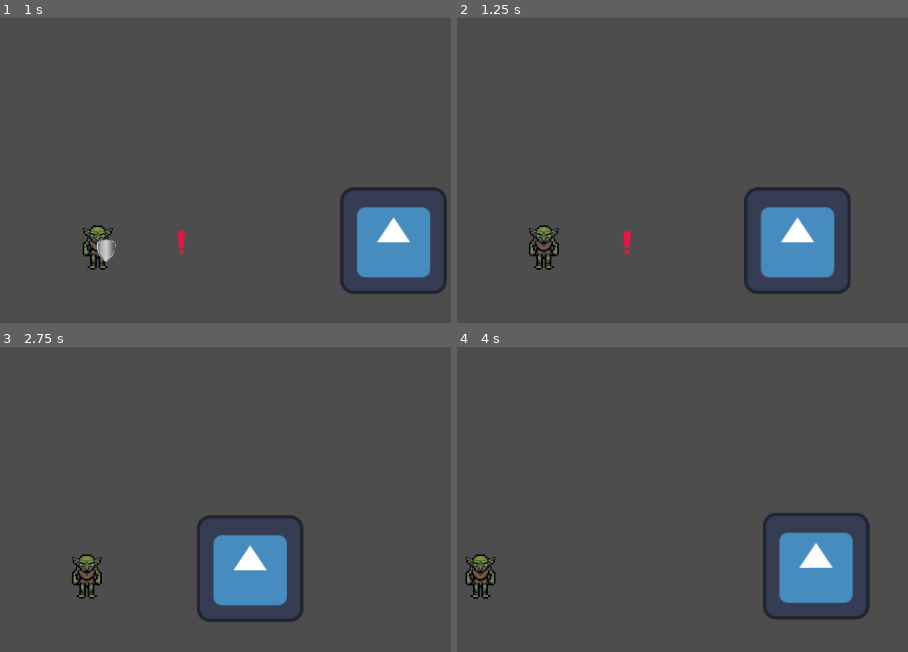
Above: before the commit, frames 1-4 (two rows, left to right).
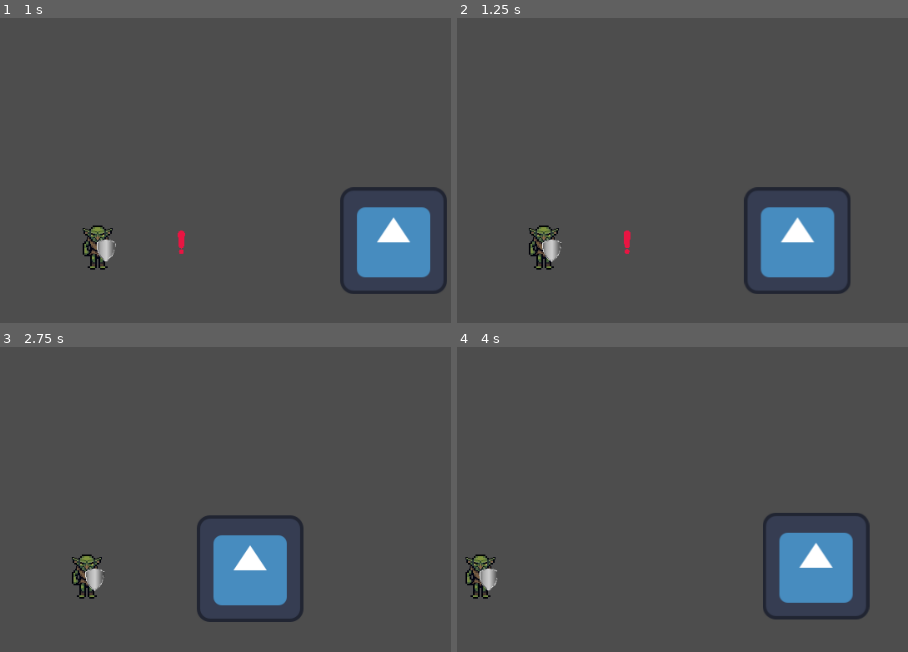
Above: after the commit, the same moments.

Repository: TiredCat388/UPCSG_GAMEJAM
Game: Godot game, scene res://scenes/environments/LevelScene.tscn
Same seed, same stepped clock (60 frames per second), same inputs: the game is played once before the commit and once after it. The engine's default icon, where the game draws it, is replaced by a stand-in: a white triangle on a blue panel in a dark square.
Inputs (mouse positions are in pixels of both pictures, inside the frame that each line leads up to):
- Up to frame 1 (1 s): tap Enter (ui_accept) at 0.5, 0.77 s; move the mouse to (225, 219) at 0.52 s; hold D (right) from 0.53 s (still down); tap Space (dash) at 0.6 s; click (225, 219) at 0.67 s; right-click (225, 219) at 0.8 s
- Up to frame 2 (1.25 s): keep holding D (right)
- Up to frame 3 (2.75 s): release D (right) at 1.25 s; drag from (outside the picture) to (outside the picture) at 1.27 s; move the mouse to (130, 472) at 2.02 s; hold D (right) from 2.03 s (still down); tap Space (dash) at 2.1 s; right-click (130, 472) at 2.3 s
- Up to frame 4 (4 s): release D (right) at 2.75 s; drag from (outside the picture) to (outside the picture) at 2.77 s; move the mouse to (750, 639) at 3.52 s; hold A (left) from 3.53 s (still down); right-click (750, 639) at 3.6 s; tap Enter (ui_accept) at 3.77 s

Frame 1 is identical in both runs. In frame 2, 0.2% of the frame differs, in the area x 18-24%, y 72-80%; in frame 3, 0.2%; in frame 4, 0.2%.

Commit message:
[Llenes] Changed parry duration to time instead of frames

Diff:
--- a/scripts/MainCharacter.gd
+++ b/scripts/MainCharacter.gd
@@ -1,8 +1,10 @@
 extends CharacterBody2D
+
 
 # Fight types
 enum FightType {BULLET_HELL, SHIELD, PARRY}
 @export var fight_type: FightType = FightType.BULLET_HELL
+
 
 # References to other nodes
 var player: Node2D = null
@@ -10,14 +12,17 @@
 @onready var bullet_hell_spawner := $BulletHellSpawner
 @onready var shield := $Shield
 
+
 # General variables
 @export var speed: float = 100.0
 @export var health: float = 100.0
 var dead: bool = false
 
+
 # Stun variables
 var stunned: bool = false
 @export var stun_time: float = 1.5
+
 
 #region Shield bash
 @export var shield_speed: float = 75.0
@@ -27,6 +32,7 @@
 @export var bash_cooldown: float = 1.0
 @export var bash_trigger_distance: float = 120.0
 
+
 var _bash_start_position: Vector2 = Vector2.ZERO
 var is_bashing: bool = false
 var bash_timer: float = 0.0
@@ -35,6 +41,7 @@
 var _current_bash_speed: float = 0.0
 var bash_damage: float = 20.0
 
+
 func start_shield_bash():
 	if is_bashing or bash_cooldown_timer > 0.0:
 		return
@@ -44,6 +51,7 @@
 	_current_bash_speed = min(bash_speed * 0.5, bash_speed)
 	velocity = _bash_dir * _current_bash_speed
 	_bash_start_position = global_position
+
 
 func update_shield_bash(delta):
 	bash_timer += delta
@@ -67,14 +75,15 @@
 		end_shield_bash(null)
 		return
 
+
 func end_shield_bash(collider):
 	is_bashing = false
 	bash_cooldown_timer = bash_cooldown
 
 	if collider and collider.is_in_group("player"):
 		collider.take_damage(bash_damage)
-
 #endregion
+
 
 #region Bullet hell
 @export var bullet_hell_speed: float = 100.0
@@ -86,6 +95,7 @@
 var stopping: bool = false
 var stop_timer: float = 0.0
 
+
 func pick_new_target():
 	var rect = get_viewport().get_visible_rect()
 	target_position = Vector2(
@@ -93,6 +103,7 @@
 		randf_range(rect.position.y + map_edge_padding, rect.position.y + rect.size.y - map_edge_padding)
 	)
 
+
 func move_towards_target_random(_delta):
 	var dir = (target_position - global_position).normalized()
 	velocity = dir * speed
@@ -100,12 +111,14 @@
 	if global_position.distance_to(target_position) < target_distance_threshold:
 		stop_and_attack()
 
+
 func stop_and_attack():
 	stopping = true
 	velocity = Vector2.ZERO
 	move_and_slide()
 	bullet_hell_spawner.bullet_hell()
 #endregion
+
 
 #region Timed parry
 @export var parry_stage_speed: float = 130.0
@@ -116,6 +129,7 @@
 @export var charge_trigger_distance: float = 200.0
 @export var pause_duration: float = 0.5
 
+
 var _charge_start_position: Vector2 = Vector2.ZERO
 var is_charging: bool = false
 var charge_timer: float = 0.0
@@ -125,6 +139,7 @@
 var charge_damage: float = 30.0
 var paused: bool = false
 
+
 func start_charge():
 	if is_charging or charge_cooldown_timer > 0.0:
 		return
@@ -134,6 +149,7 @@
 	_current_charge_speed = min(charge_speed * 0.5, charge_speed)
 	velocity = _charge_dir * _current_charge_speed
 	_charge_start_position = global_position
+
 
 func update_charge(delta):
 	charge_timer += delta
@@ -157,6 +173,7 @@
 		end_charge(null)
 		return
 
+
 func end_charge(collider):
 	is_charging = false
 	charge_cooldown_timer = charge_cooldown
@@ -169,13 +186,14 @@
 			await get_tree().create_timer(stun_time).timeout
 			stunned = false
 
+
 func pause():
 	paused = true
 	velocity = Vector2.ZERO
 	await get_tree().create_timer(pause_duration).timeout
 	paused = false
-
 #endregion
+
 
 func _ready():
 	# Find the player to follow
@@ -201,6 +219,7 @@
 
 		FightType.PARRY:
 			speed = parry_stage_speed
+
 
 func _physics_process(delta):
 	if dead or stunned:
@@ -274,6 +293,7 @@
 					move_and_slide()
 					check_slide_collisions()
 
+
 #region Collision methods
 func check_slide_collisions():
 	var seen := []
@@ -285,6 +305,7 @@
 			collider.queue_free()
 			on_obstacle_collision(collider)
 
+
 func on_obstacle_collision(collider):
 	stunned = true
 	is_bashing = false
@@ -300,6 +321,7 @@
 
 	shield.show()
 #endregion
+
 
 func take_damage(amount: float):
 	health -= amount
--- a/scripts/Obstacle.gd
+++ b/scripts/Obstacle.gd
@@ -1,6 +1,8 @@
 extends StaticBody2D
 
+
 @export var inflicted_damage: float = 20.0
+
 
 # Called when the node enters the scene tree for the first time.
 func _ready() -> void:
--- a/scripts/Player.gd
+++ b/scripts/Player.gd
@@ -1,6 +1,8 @@
 extends CharacterBody2D
 
+
 @onready var shield := $Shield
+
 
 @export var MAX_SPEED: float = 400.0
 @export var ACCELERATION: float = 1600.0
@@ -8,8 +10,10 @@
 @export var animation_tree: AnimationTree
 var facing_direction: Vector2 = Vector2.RIGHT
 
+
 @export var health: float = 100.0
 var dead: bool = false
+
 
 #region Player dash
 @export var dash_speed: float = 800.0
@@ -20,9 +24,9 @@
 var can_dash: bool = true
 var dash_direction: Vector2 = Vector2.ZERO
 
-@export var parry_frame_window: int = 15
+@export var parry_duration: float = 0.5
+var parry_timer: float = 0.0
 var is_parrying: bool = false
-var parry_frame_count: int = 0
 var parry_cooldown_timer: float = 0.0
 var parry_cooldown: float = 1
 
@@ -36,6 +40,22 @@
 	await get_tree().create_timer(dash_cooldown).timeout
 
 	can_dash = true
+
+func try_dash(input_direction: Vector2) -> void:
+	# Prevents dashing while on cooldown or while currently dashing
+	if not can_dash or is_dashing:
+		return
+
+	dash_direction = input_direction
+	if dash_direction == Vector2.ZERO:
+		dash_direction = facing_direction
+
+	is_dashing = true
+	can_dash = false
+
+	_start_dash()
+#endregion
+
 
 func take_damage(amount: float) -> String:
 	if is_parrying:
@@ -52,31 +72,19 @@
 
 	return "damaged"
 
-func update_parry() -> void:
-	parry_frame_count += 1
-	if parry_frame_count >= parry_frame_window:
+
+func update_parry(delta) -> void:
+	parry_timer += delta
+	if parry_timer >= parry_duration:
 		is_parrying = false
-		parry_frame_count = 0
+		parry_timer = 0.0
 		shield.hide()
 
-func try_dash(input_direction: Vector2) -> void:
-	# Prevents dashing while on cooldown or while currently dashing
-	if not can_dash or is_dashing:
-		return
-
-	dash_direction = input_direction
-	if dash_direction == Vector2.ZERO:
-		dash_direction = facing_direction
-
-	is_dashing = true
-	can_dash = false
-
-	_start_dash()
-#endregion
 
 func _ready() -> void:
 	if shield:
 		shield.hide()
+
 
 func _physics_process(delta: float) -> void:
 	if dead:
@@ -102,7 +110,7 @@
 	parry_cooldown_timer = max(0.0, parry_cooldown_timer - delta)
 
 	if is_parrying:
-		update_parry()
+		update_parry(delta)
 
 	if is_dashing:
 		velocity = dash_direction * dash_speed
--- a/scripts/Warning.gd
+++ b/scripts/Warning.gd
@@ -1,9 +1,12 @@
 extends Sprite2D
+
 
 var player: Node2D = null
 var hero: Node2D = null
 
+
 @export var warning_distance: float = 50.0
+
 
 func _ready() -> void:
 	if get_tree().get_first_node_in_group("player"):
@@ -11,6 +14,7 @@
 
 	if get_tree().get_first_node_in_group("hero"):
 		hero = get_tree().get_first_node_in_group("hero")
+
 
 func _process(_delta: float) -> void:
 	if not player or not hero:
